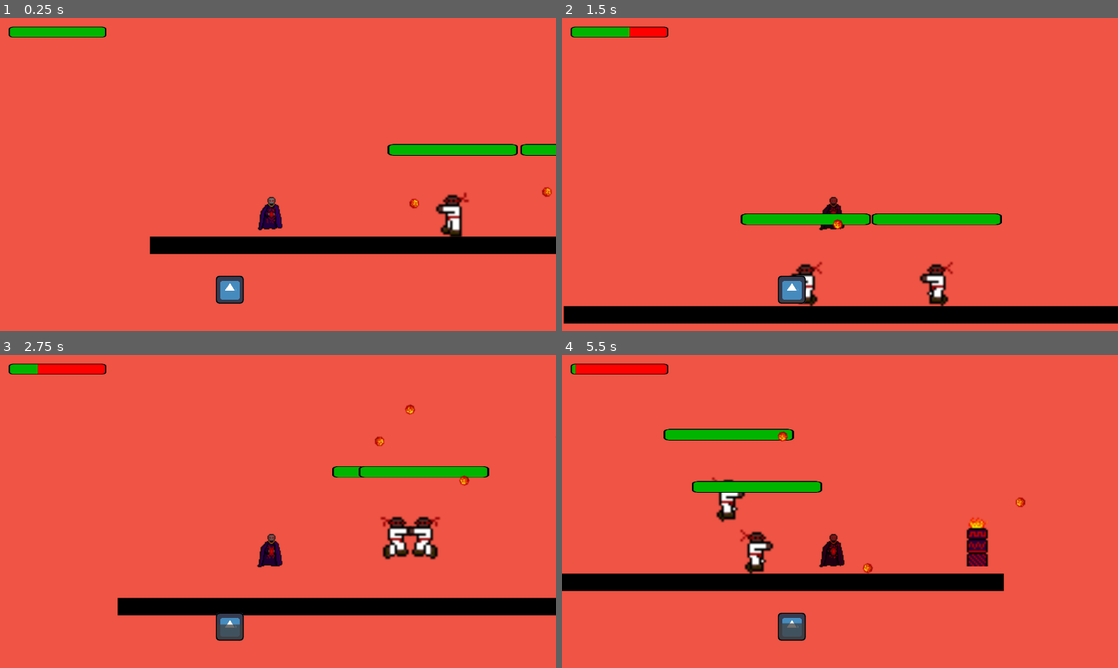
Above: before the commit, frames 1-4 (two rows, left to right).
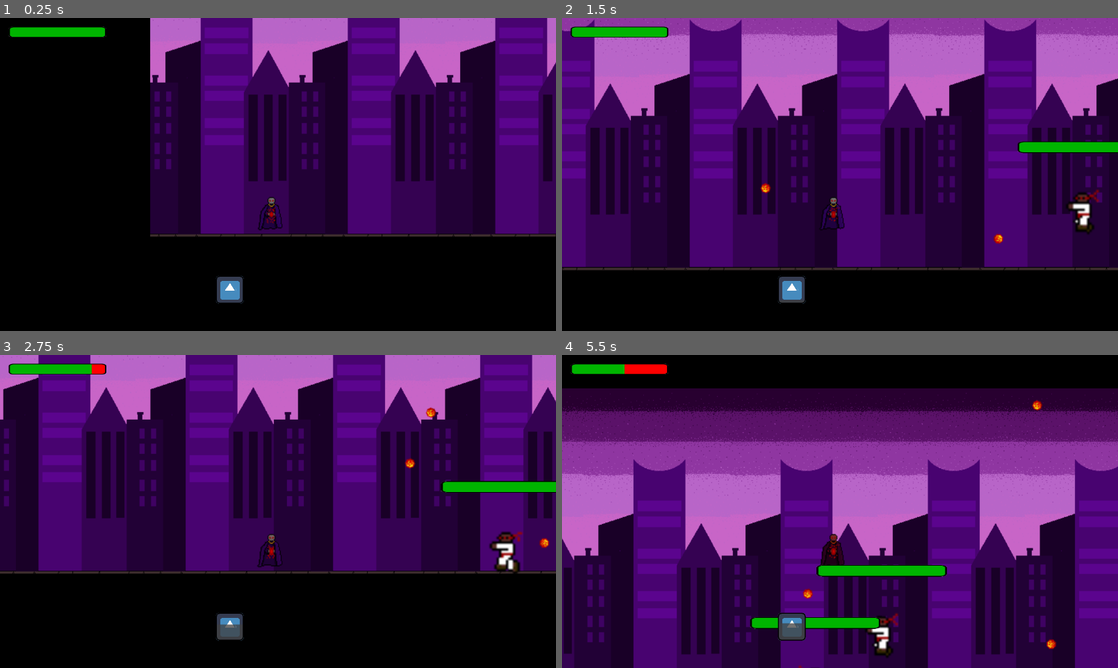
Above: after the commit, the same moments.

Repository: jsievert73/Final-Project-MSCH-220
Game: Godot game, scene res://Scene/TestFloor.tscn
Same seed, same stepped clock (60 frames per second), same inputs: the game is played once before the commit and once after it. This scene is started directly instead of the project's main scene. The engine's default icon, where the game draws it, is replaced by a stand-in: a white triangle on a blue panel in a dark square.
Inputs (mouse positions are in pixels of both pictures, inside the frame that each line leads up to):
- Up to frame 1 (0.25 s): no input
- Up to frame 2 (1.5 s): move the mouse to (962, 158) at 0.52 s; hold Right (ui_right) from 0.53 s (still down); click (962, 158) at 0.6 s; tap Up (ui_up) at 0.77 s; move the mouse to (728, 190) at 1.27 s; click (728, 190) at 1.35 s
- Up to frame 3 (2.75 s): tap Up (ui_up) at 1.52 s; move the mouse to (333, 442) at 2.02 s; release Right (ui_right) at 2.03 s; hold Left (ui_left) from 2.03 s (still down); tap Space (heal) at 2.1 s; click (333, 442) at 2.3 s
- Up to frame 4 (5.5 s): move the mouse to (812, 574) at 2.77 s; release Left (ui_left) at 2.78 s; hold Right (ui_right) 2.78-4.28 s; click (812, 574) at 2.85 s; tap Up (ui_up) at 3.02, 3.77, 4.52 s; move the mouse to (1006, 558) at 3.52 s; click (1006, 558) at 3.6 s; move the mouse to (673, 464) at 4.27 s; hold Left (ui_left) 4.28-5.03 s; tap Space (heal) at 4.35 s; click (673, 464) at 4.55 s; move the mouse to (867, 511) at 5.02 s; hold Right (ui_right) from 5.03 s (still down); click (867, 511) at 5.1 s

The runs differ from the first frame. In frame 1, 95% of the frame differs, in the area x 0-100%, y 0-100%; in frame 2, 94%; in frame 3, 95%; in frame 4, 99%.

Commit message:
City Level Finished and Fireball Code Edit

Diff:
--- a/Godot/Scene/TestFloor.tscn
+++ b/Godot/Scene/TestFloor.tscn
@@ -1,33 +1,146 @@
-[gd_scene load_steps=6 format=2]
+[gd_scene load_steps=9 format=2]
 
-[ext_resource path="res://Scene/Player.tscn" type="PackedScene" id=1]
-[ext_resource path="res://Scene/Enemy.tscn" type="PackedScene" id=2]
-[ext_resource path="res://Scenes/Goal.tscn" type="PackedScene" id=3]
+[ext_resource path="res://Assets/City Background.png" type="Texture" id=1]
+[ext_resource path="res://Scene/Player.tscn" type="PackedScene" id=2]
+[ext_resource path="res://Scene/Enemy.tscn" type="PackedScene" id=3]
+[ext_resource path="res://Scenes/Goal.tscn" type="PackedScene" id=4]
+
+[sub_resource type="Gradient" id=3]
+offsets = PoolRealArray( 0.988024, 1 )
+
+[sub_resource type="GradientTexture" id=4]
+gradient = SubResource( 3 )
 
 [sub_resource type="RectangleShape2D" id=1]
-extents = Vector2( 530, 20 )
+extents = Vector2( 4674.81, 20 )
 
 [sub_resource type="GradientTexture" id=2]
 
 [node name="Floor" type="StaticBody2D"]
 position = Vector2( 530, 590 )
 
+[node name="Sprite2" type="Sprite" parent="."]
+position = Vector2( 1435.62, -100.106 )
+scale = Vector2( 3.39917, 2626.48 )
+texture = SubResource( 4 )
+
+[node name="Node2D" type="Node2D" parent="."]
+editor/display_folded = true
+
+[node name="CityBackground1" type="Sprite" parent="Node2D"]
+position = Vector2( -383.668, -289.896 )
+scale = Vector2( 0.995204, 1.09171 )
+texture = ExtResource( 1 )
+
+[node name="CityBackground2" type="Sprite" parent="Node2D"]
+position = Vector2( -129.668, -289.896 )
+scale = Vector2( 0.995204, 1.09171 )
+texture = ExtResource( 1 )
+
+[node name="CityBackground3" type="Sprite" parent="Node2D"]
+position = Vector2( 125.06, -289.896 )
+scale = Vector2( 0.995204, 1.09171 )
+texture = ExtResource( 1 )
+
+[node name="CityBackground4" type="Sprite" parent="Node2D"]
+position = Vector2( 379.06, -289.896 )
+scale = Vector2( 0.995204, 1.09171 )
+texture = ExtResource( 1 )
+
+[node name="Node2D2" type="Node2D" parent="."]
+editor/display_folded = true
+position = Vector2( 1017, 0 )
+
+[node name="CityBackground1" type="Sprite" parent="Node2D2"]
+position = Vector2( -383.668, -289.896 )
+scale = Vector2( 0.995204, 1.09171 )
+texture = ExtResource( 1 )
+
+[node name="CityBackground2" type="Sprite" parent="Node2D2"]
+position = Vector2( -129.668, -289.896 )
+scale = Vector2( 0.995204, 1.09171 )
+texture = ExtResource( 1 )
+
+[node name="CityBackground3" type="Sprite" parent="Node2D2"]
+position = Vector2( 125.06, -289.896 )
+scale = Vector2( 0.995204, 1.09171 )
+texture = ExtResource( 1 )
+
+[node name="CityBackground4" type="Sprite" parent="Node2D2"]
+position = Vector2( 379.06, -289.896 )
+scale = Vector2( 0.995204, 1.09171 )
+texture = ExtResource( 1 )
+
+[node name="Node2D3" type="Node2D" parent="."]
+editor/display_folded = true
+position = Vector2( 2034, 0 )
+
+[node name="CityBackground1" type="Sprite" parent="Node2D3"]
+position = Vector2( -383.668, -289.896 )
+scale = Vector2( 0.995204, 1.09171 )
+texture = ExtResource( 1 )
+
+[node name="CityBackground2" type="Sprite" parent="Node2D3"]
+position = Vector2( -129.668, -289.896 )
+scale = Vector2( 0.995204, 1.09171 )
+texture = ExtResource( 1 )
+
+[node name="CityBackground3" type="Sprite" parent="Node2D3"]
+position = Vector2( 125.06, -289.896 )
+scale = Vector2( 0.995204, 1.09171 )
+texture = ExtResource( 1 )
+
+[node name="CityBackground4" type="Sprite" parent="Node2D3"]
+position = Vector2( 379.06, -289.896 )
+scale = Vector2( 0.995204, 1.09171 )
+texture = ExtResource( 1 )
+
+[node name="Node2D4" type="Node2D" parent="."]
+position = Vector2( 3051, 0 )
+
+[node name="CityBackground1" type="Sprite" parent="Node2D4"]
+position = Vector2( -383.668, -289.896 )
+scale = Vector2( 0.995204, 1.09171 )
+texture = ExtResource( 1 )
+
+[node name="CityBackground2" type="Sprite" parent="Node2D4"]
+position = Vector2( -129.668, -289.896 )
+scale = Vector2( 0.995204, 1.09171 )
+texture = ExtResource( 1 )
+
+[node name="CityBackground3" type="Sprite" parent="Node2D4"]
+position = Vector2( 125.06, -289.896 )
+scale = Vector2( 0.995204, 1.09171 )
+texture = ExtResource( 1 )
+
+[node name="CityBackground4" type="Sprite" parent="Node2D4"]
+position = Vector2( 379.06, -289.896 )
+scale = Vector2( 0.995204, 1.09171 )
+texture = ExtResource( 1 )
+
 [node name="CollisionShape2D" type="CollisionShape2D" parent="."]
 shape = SubResource( 1 )
 
 [node name="Sprite" type="Sprite" parent="."]
-scale = Vector2( 0.5, 30 )
+position = Vector2( 1528.91, 0 )
+scale = Vector2( 1.99308, 30 )
 texture = SubResource( 2 )
 
-[node name="Player" parent="." instance=ExtResource( 1 )]
+[node name="Player" parent="." instance=ExtResource( 2 )]
 position = Vector2( -290.914, -45.8726 )
 
-[node name="Enemy" parent="." instance=ExtResource( 2 )]
-position = Vector2( 8.02859, -79.1833 )
+[node name="Enemy" parent="." instance=ExtResource( 3 )]
+position = Vector2( 778.378, -133.851 )
 
-[node name="Enemy2" parent="." instance=ExtResource( 2 )]
-position = Vector2( 237.096, -98.8203 )
+[node name="Enemy2" parent="." instance=ExtResource( 3 )]
+position = Vector2( 522.091, -96.9697 )
 
-[node name="Goal" parent="." instance=ExtResource( 3 )]
-position = Vector2( 466.639, -76.0135 )
+[node name="Enemy3" parent="." instance=ExtResource( 3 )]
+position = Vector2( 2864.55, -239.778 )
+
+[node name="Enemy4" parent="." instance=ExtResource( 3 )]
+position = Vector2( 2569.25, -162.575 )
+
+[node name="Goal" parent="." instance=ExtResource( 4 )]
+position = Vector2( 3230.32, -68.3746 )
 next_scene = "res://Scenes/Title Screen.tscn"
--- a/Godot/Scene/fireball.gd
+++ b/Godot/Scene/fireball.gd
@@ -33,5 +33,3 @@
 			body.Hit()
 			body._on_HitBox_body_entered(self)
 			self.queue_free()
-	if position.y > get_viewport_rect().end.y or position.x > get_viewport_rect().end.x:
-		self.queue_free()
--- a/Godot/Scenes/FireBall.tscn
+++ b/Godot/Scenes/FireBall.tscn
@@ -1,9 +1,7 @@
-
 [gd_scene load_steps=4 format=2]
 
 [ext_resource path="res://Scripts/FireBall.gd" type="Script" id=1]
 [ext_resource path="res://Scenes/FireBall.tres" type="SpriteFrames" id=2]
-
 
 [sub_resource type="CircleShape2D" id=1]
 
@@ -12,7 +10,6 @@
 script = ExtResource( 1 )
 
 [node name="AnimatedSprite" type="AnimatedSprite" parent="."]
-
 frames = ExtResource( 2 )
 animation = "Shoot"
 frame = 1
@@ -20,8 +17,5 @@
 [node name="CollisionShape2D" type="CollisionShape2D" parent="."]
 shape = SubResource( 1 )
 
-[node name="VisibilityNotifier2D" type="VisibilityNotifier2D" parent="."]
-
 [node name="Timer" type="Timer" parent="."]
 wait_time = 1.5
-[connection signal="screen_exited" from="VisibilityNotifier2D" to="." method="_on_VisibilityNotifier2D_screen_exited"]
--- a/Godot/Scenes/Goal.tscn
+++ b/Godot/Scenes/Goal.tscn
@@ -21,12 +21,11 @@
 
 [node name="AnimatedSprite" type="AnimatedSprite" parent="."]
 scale = Vector2( 3, 3 )
-frames = SubResource( 2 )
+frames = SubResource( 1 )
 animation = "Goal"
-frame = 1
 playing = true
 
 [node name="CollisionShape2D" type="CollisionShape2D" parent="."]
 position = Vector2( 0, 1.56994 )
-shape = SubResource( 1 )
+shape = SubResource( 2 )
 [connection signal="body_entered" from="." to="." method="_on_Goal_body_entered"]
--- a/Godot/Scenes/Title Screen.tscn
+++ b/Godot/Scenes/Title Screen.tscn
@@ -76,7 +76,6 @@
 alignment = 1
 
 [node name="NewGame" type="Button" parent="Menu/CenterRow/Buttons"]
-editor/display_folded = true
 margin_top = 44.0
 margin_right = 518.0
 margin_bottom = 104.0
--- a/Godot/Scripts/FireBall.gd
+++ b/Godot/Scripts/FireBall.gd
@@ -16,6 +16,3 @@
 	direction = dir
 	if dir == -1:
 		$AnimatedSprite.flip_h = true
-
-func _on_VisibilityNotifier2D_screen_exited():
-	queue_free()
Not shown: 2 places in Godot/Scenes/Goal.tscn that only renumber resources
